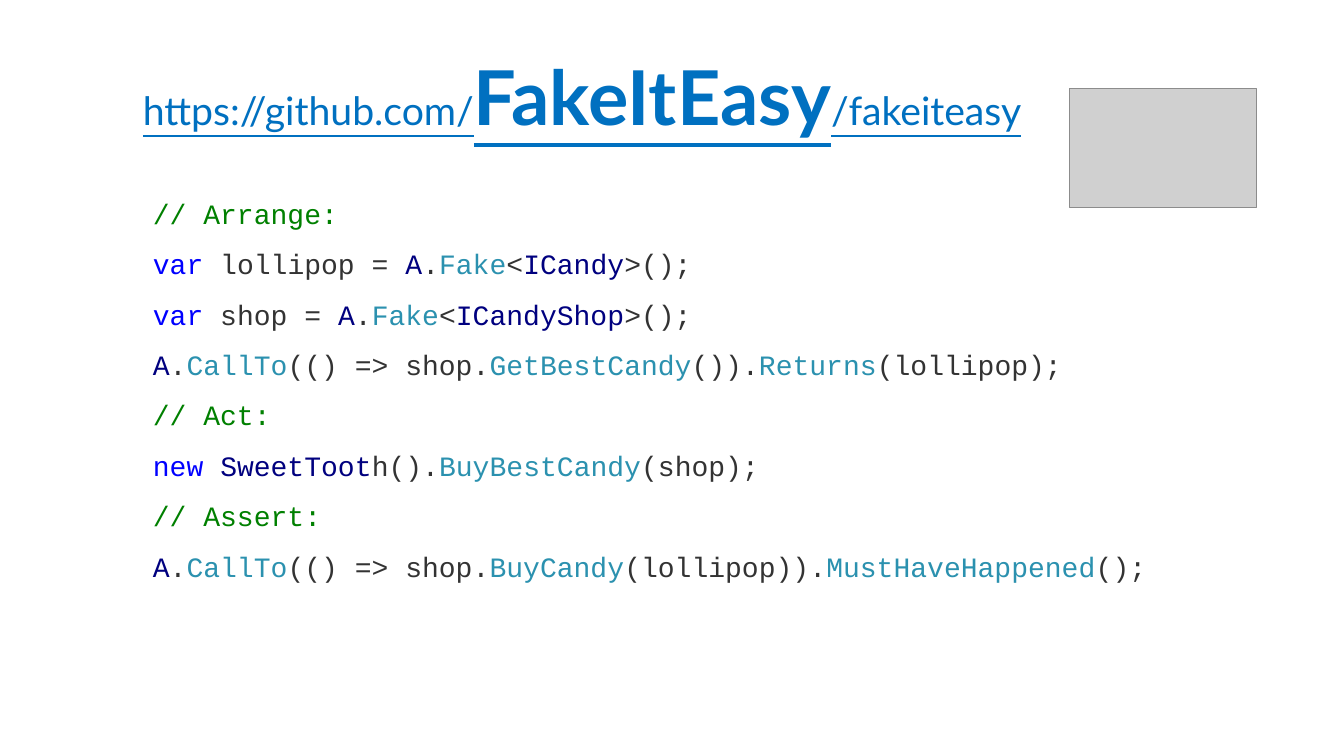
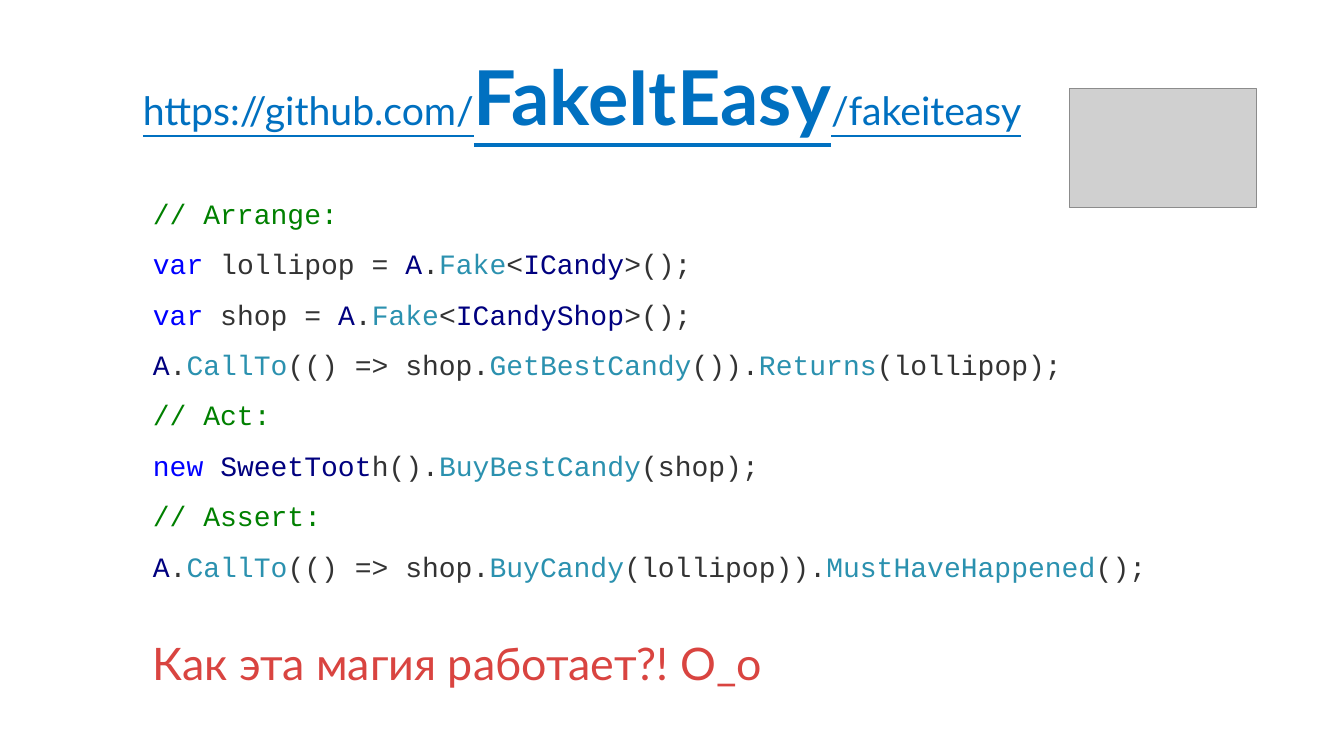
Before and after one commit to kontur-courses/mocks, a slide deck: slide 3 of mocks.pptx. Drawn at 1344x756 pixels with LibreOffice and Linux fonts; fonts in the diff are those of the drawing; grey boxes stand for pictures. Boxes give left, top, right and bottom in pixels: in the first picture for what was removed or moved away, otherwise in the second. Text is boxed around its words. In the diff, an @@ line names an element or a change of style, - is before the commit and + after.

```diff
--- a/mocks.pptx
+++ b/mocks.pptx
@@ text added at (153, 647, 762, 688), 32 pt, text #D94440 @@
+Как эта магия работает?! О_о
```
Also in this commit, not shown: 4 other slides changed, 1 slide added, 2 other files.
